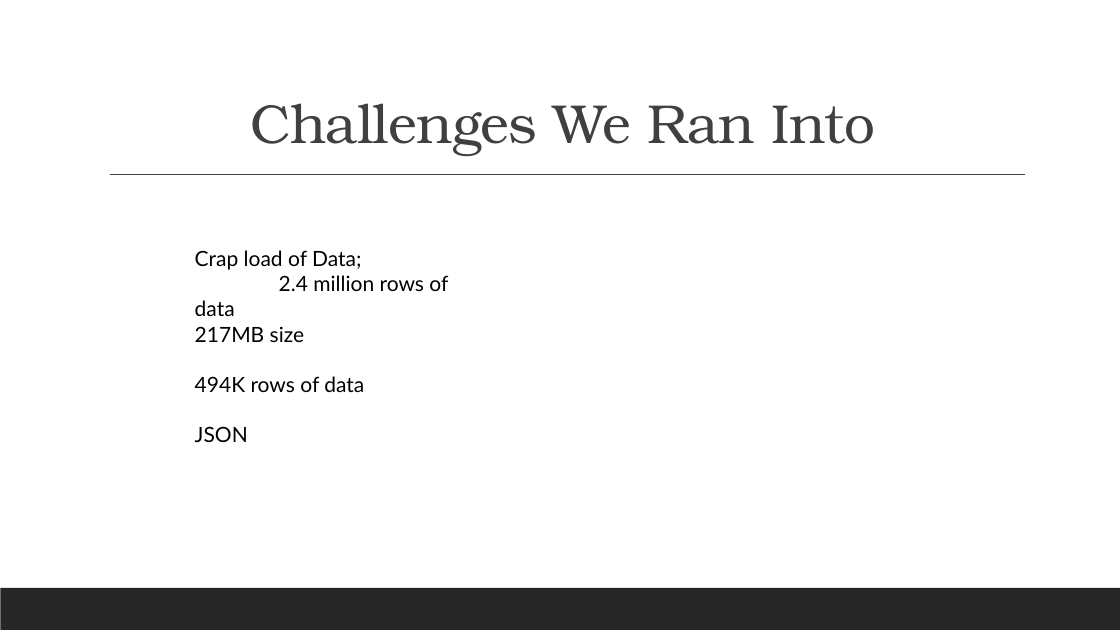
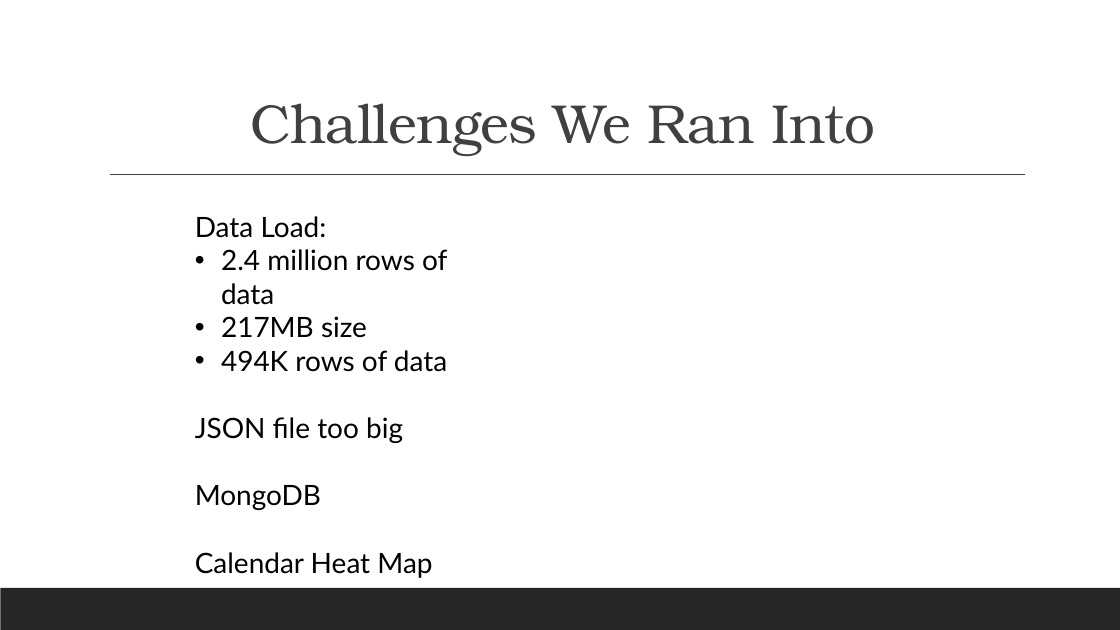
Before and after one commit to jabruhns/group-project-2, a slide deck: slide 10 of Report/Taking Off.pptx. Drawn at 1120x630 pixels with LibreOffice and Linux fonts; fonts in the diff are those of the drawing. Boxes give left, top, right and bottom in pixels: in the first picture for what was removed or moved away, otherwise in the second. Text is boxed around its words. In the diff, an @@ line names an element or a change of style, - is before the commit and + after.

```diff
--- a/Report/Taking Off.pptx
+++ b/Report/Taking Off.pptx
@@ text "Data Load:" moved from (x1=195, y1=250, x2=448, y2=442) to (x1=195, y1=216, x2=447, y2=578) @@
@@ text at (x1=195, y1=216, x2=327, y2=238): text changed; size 18 to 24 pt @@
-Crap load of Data;
+Data Load:
@@ text at (x1=221, y1=249, x2=447, y2=372): size 18 to 24 pt in "2.4 million rows of data", "217MB size", "494K rows of data"; bullet none to • @@
@@ text at (x1=195, y1=417, x2=432, y2=578): text changed; size 18 to 24 pt @@
-JSON
+JSON file too big
+MongoDB
+Calendar Heat Map
```
Also in this commit, not shown: 4 other slides changed, 2 other files.
